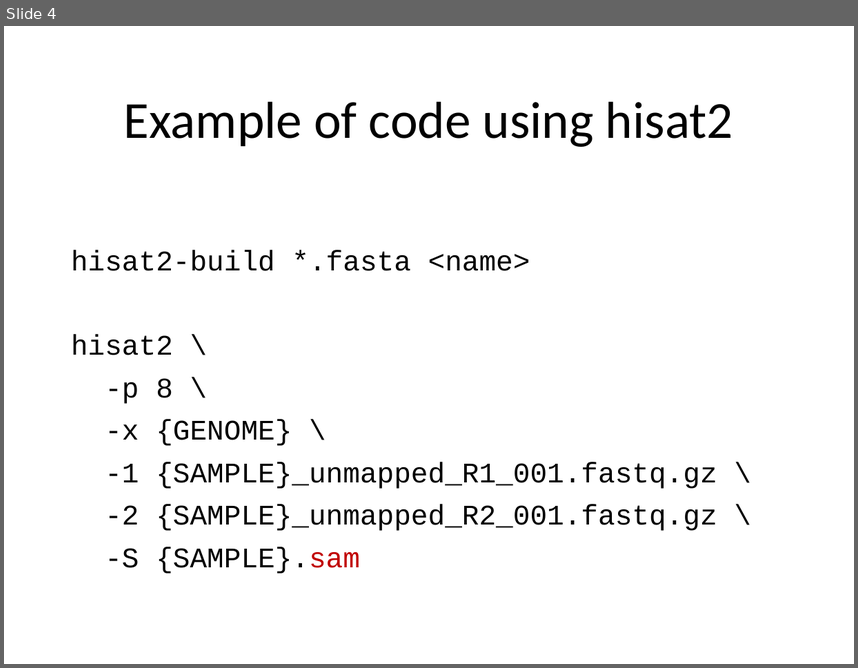
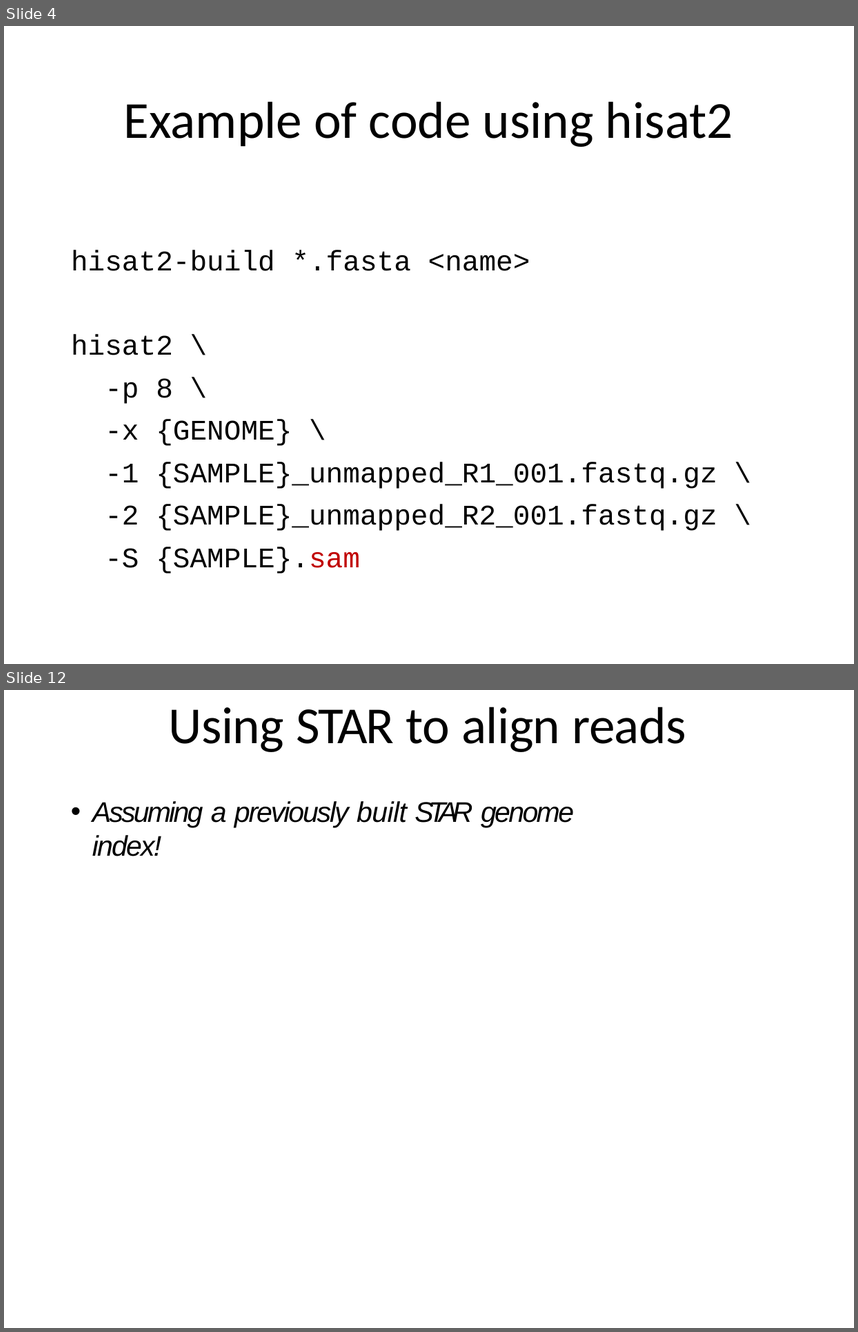
Before and after one commit to PRodriguez19/Intro-to-rnaseq, a slide deck: lectures/Lecture9-MMG232.pptx. Shown one above the other, each under a label of ours: slide 4 before the commit, slides 4 and 12 after it; the slides between them are not shown. The pictures are 858x668 and 858x1332 pixels, drawn with LibreOffice and Linux fonts; fonts in the diff are those of the drawing. Boxes give left, top, right and bottom in pixels: in the first picture for what was removed or moved away, otherwise in the second. Text is boxed around its words. In the diff, an @@ line names an element or a change of style, - is before the commit and + after.

```diff
--- a/lectures/Lecture9-MMG232.pptx
+++ b/lectures/Lecture9-MMG232.pptx
@@ slide 12 added at [4,690,854,1328], background #FFFFFF @@
@@ title added at [168,707,686,752], 44 pt, text #000000 @@
+Using STAR to align reads
@@ text added at [92,801,574,856], 24 pt, text #000000, italic @@
+• Assuming a previously built STAR genome index!
```
Also in this commit, not shown: 10 other slides added, 2 other files.
